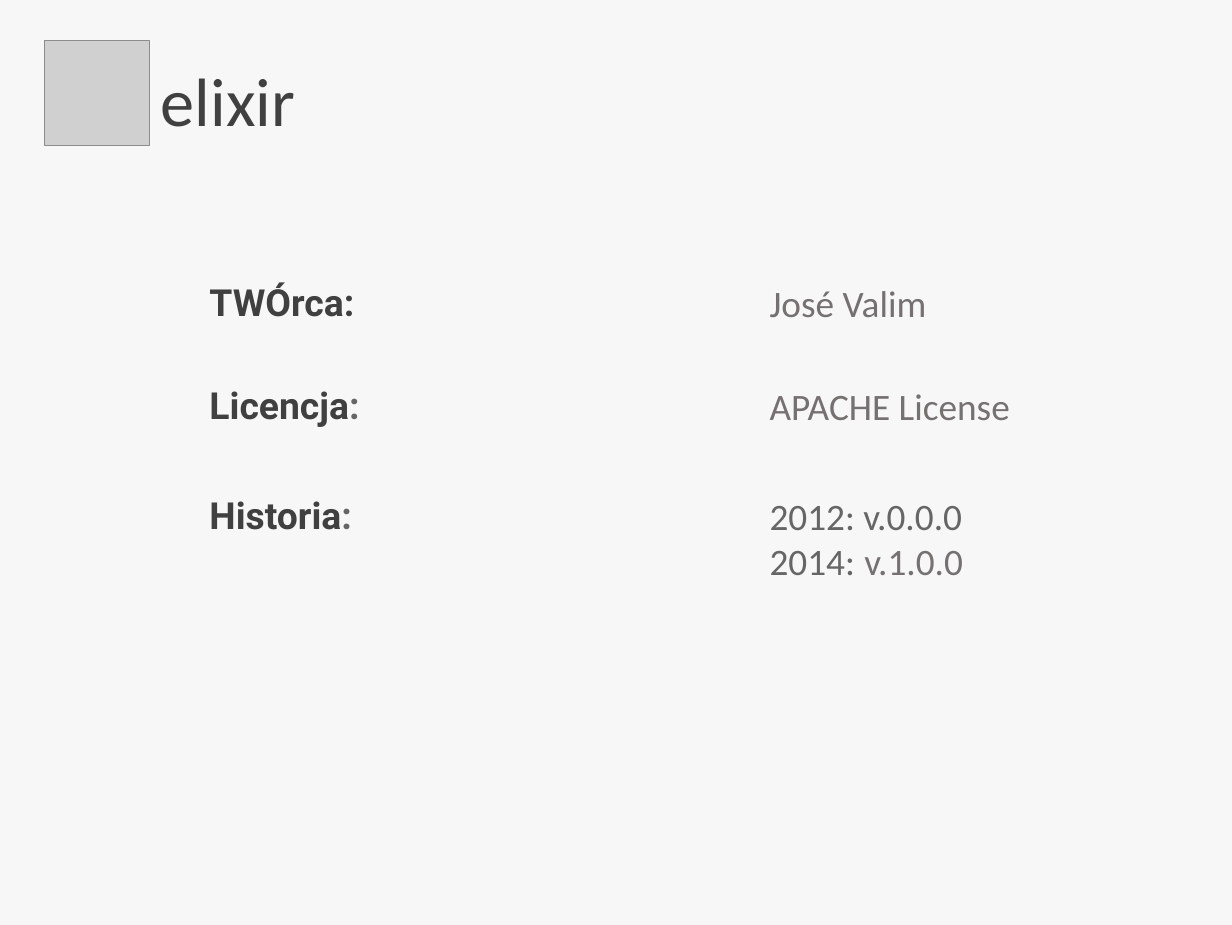
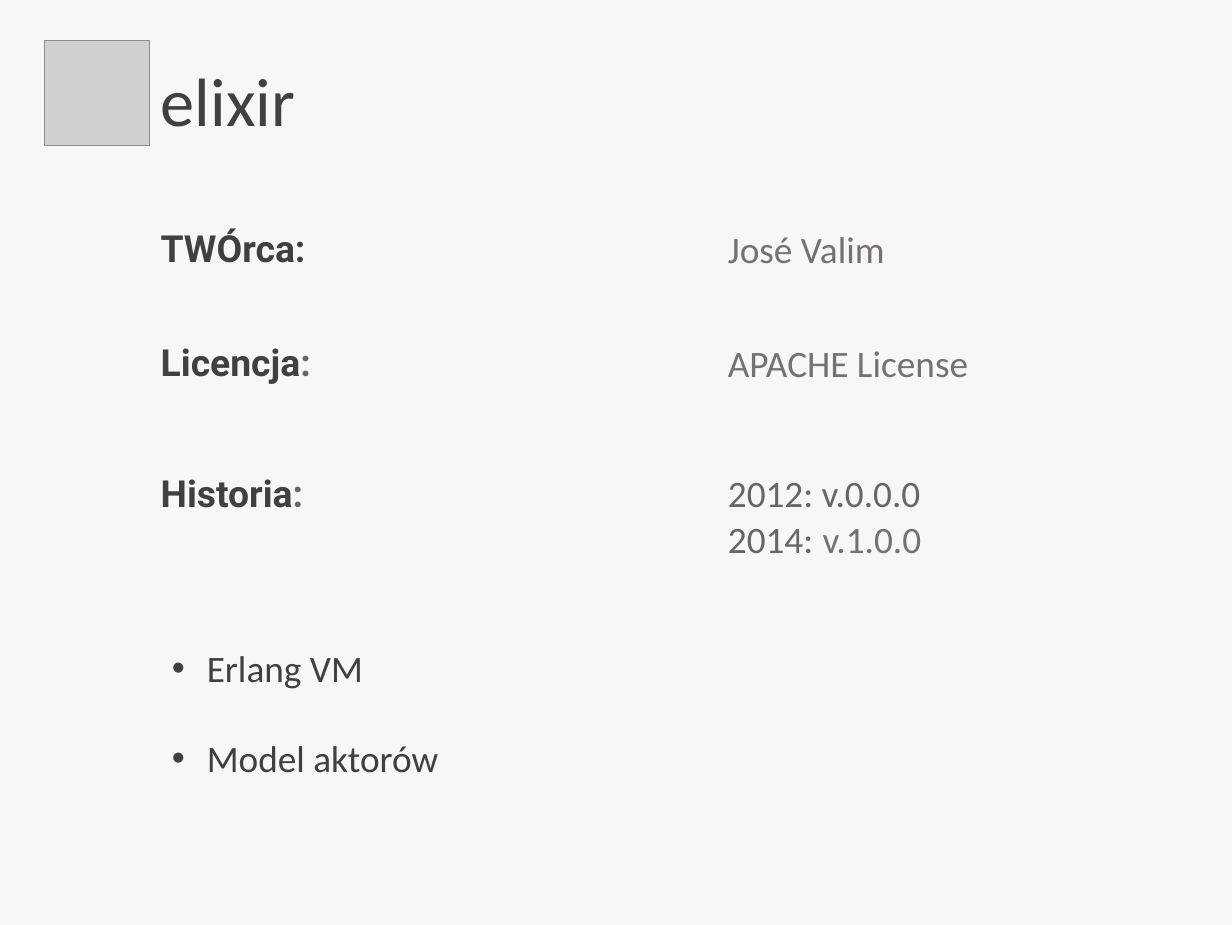
Before and after one commit to QuirkOo/secret-elixir, a slide deck: slide 4 of elixir.pptx. Drawn at 1232x925 pixels with LibreOffice and Linux fonts; fonts in the diff are those of the drawing; grey boxes stand for pictures; background and template pictures are left out. Boxes give left, top, right and bottom in pixels: in the first picture for what was removed or moved away, otherwise in the second. Text is boxed around its words. In the diff, an @@ line names an element or a change of style, - is before the commit and + after.

```diff
--- a/elixir.pptx
+++ b/elixir.pptx
@@ table resized from (x1=198, y1=276, x2=1102, y2=693) to (x1=150, y1=222, x2=1064, y2=625) @@
@@ text added at (x1=207, y1=656, x2=438, y2=773), 24 pt, text #404040 @@
+• Erlang VM
+• Model aktorów
```
Also in this commit, not shown: 1 other slide changed, 2 slides added.
